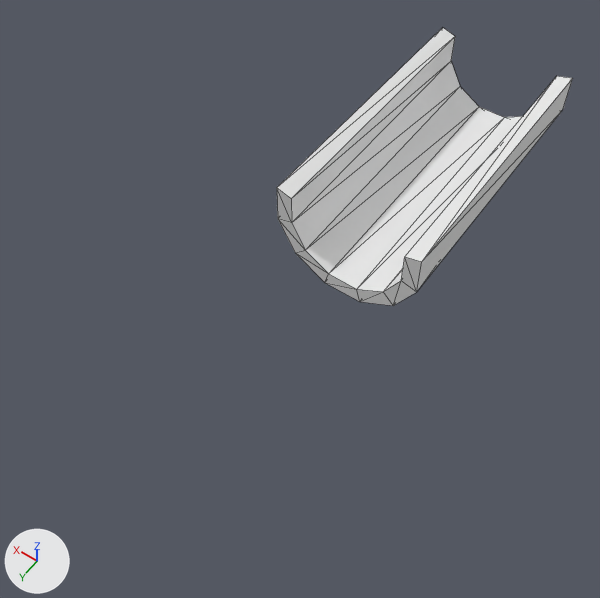
What one commit did to the glTF model assets/tuyauDroitVide.glb.
Rendered twice from a 50 mm camera at (-0.424, 0.959, 1.035) aimed at (0.027, 0.327, 0.042). Lighting does not change. The marker at lower left points along +X, +Y and +Z. Mesh edges are drawn as thin lines. Where no turn or scale is listed for an object, it has been applied to the vertices. Vertices at the same position are counted once.

In view in the first picture: 'tube'.
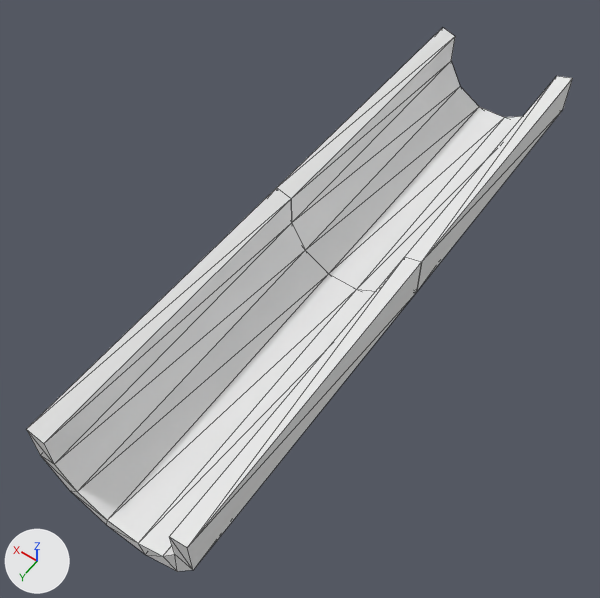
The newer file is also turned or shifted as a whole; pictures and numbers use the older file's frame.

Changed parts and their boxes [x1, y1, x2, y2] in the pictures (600 x 598 px):
'tube', reshaped (84% wider, 95% taller)
    before: [277, 28, 573, 306]
    after: [27, 28, 573, 571]
part 1 of me_mesh_0, built on
    before: [277, 188, 425, 306]
    after: [27, 188, 425, 571]

What changed in the scene script:
```text
Change me_mesh_0:
    used by ob_tube; location = (0.0, -0.25, 0.125)
    remove me_mesh_0.from_pydata(...)  # 32 vertices, 60 faces; spans x -0.125..0.125, y 0.0..0.5, z -0.125..0.033
    add me_mesh_0.from_pydata(...)  # 60 vertices, 120 faces; spans x -0.125..0.125, y 0.0..1.0, z -0.125..0.033
    me_mesh_0 part 1
    40 faces are deleted
    28 new vertices lie (0.0, 0.5, 0.0) away from vertices in x -0.125..0.125, y 0.0..0.5, z -0.125..0.033
    100 new faces join them
```
